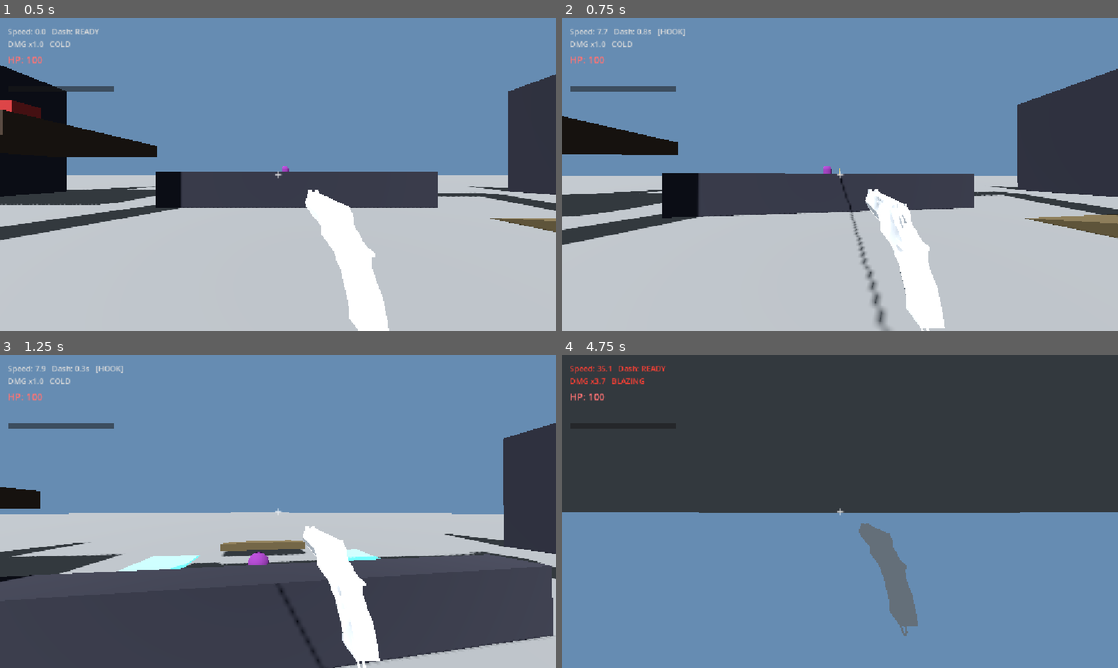
Above: before the commit, frames 1-4 (two rows, left to right).
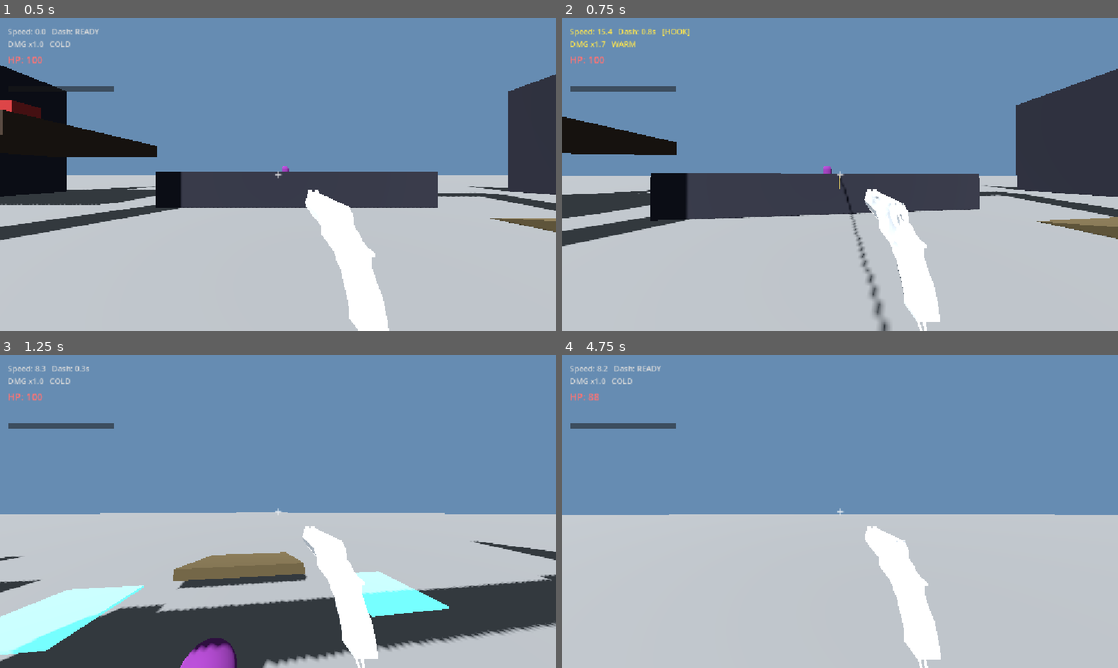
Above: after the commit, the same moments.

Repository: ahmedN535/ROTGUT
Game: Godot game, scene res://levels/test_arena.tscn
Two runs of this game, one before a commit and one after it. Both use one fixed random seed, a clock stepped at 60 frames per second and the inputs below. This scene is started directly instead of the project's main scene.
Inputs (mouse positions are in pixels of both pictures, inside the frame that each line leads up to):
- Up to frame 1 (0.5 s): no input
- Up to frame 2 (0.75 s): move the mouse to (867, 174) at 0.52 s; hold W (move_forward) from 0.53 s (still down); hold Right mouse button (grapple) from 0.53 s (still down)
- Up to frame 3 (1.25 s): keep holding W (move_forward); keep holding Right mouse button (grapple); tap Space (jump) at 0.77 s
- Up to frame 4 (4.75 s): keep holding W (move_forward); move the mouse to (812, 511) at 1.27 s; release Right mouse button (grapple) at 1.28 s; tap Ctrl (crouch) at 1.35 s; tap Space (jump) at 1.52, 3.02, 3.77, 4.52 s; right-click (812, 511) at 1.55 s; move the mouse to (851, 505) at 2.02 s; hold Right mouse button (grapple) 2.03-2.78 s; tap Shift (dash) at 2.1 s; move the mouse to (834, 517) at 2.77 s; click (834, 517) at 2.85 s; right-click (834, 517) at 3.05 s; move the mouse to (878, 514) at 3.52 s; hold Right mouse button (grapple) 3.53-4.28 s; tap Enter at 4.25 s; move the mouse to (795, 508) at 4.27 s; right-click (795, 508) at 4.35 s

Frame 1 is identical in both runs. In frame 2, 2.9% of the frame differs, in the area x 0-100%, y 3-100%; in frame 3, 24%; in frame 4, 99%, in the area x 0-100%, y 0-100%.

Commit message:
Rework grapple into a speed-scaled physics pull (Redliner-style)
Replaces Tom's reel mechanic with a single-button (hold) pull hook:
- Pull toward the anchor scales DOWN with current speed — slow = a big yoink
  that builds speed, fast = gentle redirection so momentum carries and you
  curve around the point. No reel button (frees Shift for dash while bhopping).
- Light air control to steer the redirect; auto-releases at the anchor so you
  fly off with the built-up speed. Gravity still applies (kept weighty).
- Tom's 2s low-friction landing window on release is preserved.

Also fixes the input map: ui_shift and reload were bound to device 16 (would
never fire on the keyboard) — set to -1 like every other action, so reload works.

Co-Authored-By: Claude Opus 4.8 <noreply@anthropic.com>

Diff:
--- a/godot-project/ROTGUT/entities/player/player.gd
+++ b/godot-project/ROTGUT/entities/player/player.gd
@@ -35,10 +35,13 @@
 const WALL_RIDE_COOLDOWN: float = 0.3
 const WALL_TILT_MAX: float = 8.0
 
-# --- Grapple (swing hook) ---
+# --- Grapple (physics pull hook, Redliner-style) ---
 const GRAPPLE_RANGE: float = 40.0
-const GRAPPLE_REEL_SPEED: float = 5
-const GRAPPLE_MIN_LENGTH: float = 2.0
+const GRAPPLE_MIN_LENGTH: float = 2.0        # auto-release once you reach the anchor
+const GRAPPLE_PULL_ACCEL: float = 70.0      # pull toward anchor when slow (the yoink)
+const GRAPPLE_PULL_FALLOFF: float = 30.0     # speed at which the pull fades to its minimum
+const GRAPPLE_MIN_PULL: float = 0.2          # pull factor at high speed (pure redirection)
+const GRAPPLE_AIR_CONTROL: float = 25.0      # light steering while hooked (no reel button)
 
 # --- Camera feel ---
 const FOV_BASE: float = 90.0
@@ -94,8 +97,6 @@
 
 var _is_grappling: bool = false
 var _grapple_anchor: Vector3 = Vector3.ZERO
-var _rope_max_length: float = 0.0   # the ceiling — starts at hook distance, decreases when reeling
-var _rope_length: float = 0.0       # current distance to anchor (can be less than max)
 var _rope_mesh: MeshInstance3D
 var _grapple_release_timer: float = 0.0
 
@@ -512,45 +513,31 @@
 	if length < GRAPPLE_MIN_LENGTH:
 		return
 	_grapple_anchor = result.position
-	_rope_max_length = length
-	_rope_length = length
 	_is_grappling = true
 	_dash_timer = 0.0
 	_dash_cooldown = DASH_COOLDOWN  # lock dash while grappling
 
 
 func _grapple_move(delta: float) -> void:
-	if Input.is_action_pressed("ui_shift") and _rope_max_length > GRAPPLE_MIN_LENGTH:
-		_rope_max_length = maxf(_rope_max_length - GRAPPLE_REEL_SPEED * delta, GRAPPLE_MIN_LENGTH)
-		# Push velocity toward anchor to actually move the player
-		var to_anchor := (_grapple_anchor - global_position).normalized()
-		velocity += to_anchor * GRAPPLE_REEL_SPEED
-
-	if is_on_floor():
-		var input_dir := Input.get_vector("move_left", "move_right", "move_forward", "move_back")
-		var wish_dir := (transform.basis * Vector3(input_dir.x, 0.0, input_dir.y)).normalized()
-		_ground_move(wish_dir, WALK_SPEED, delta)
-
-	_apply_rope_constraint(delta)
-
-func _apply_rope_constraint(delta: float) -> void:
 	var to_anchor := _grapple_anchor - global_position
 	var dist := to_anchor.length()
-	if dist < 0.001:
+	if dist < GRAPPLE_MIN_LENGTH:
+		_is_grappling = false  # reached the anchor — let go so you fly off with the speed
 		return
-
-	var rope_dir := to_anchor / dist
-
-	if dist < _rope_max_length:
-		_rope_length = dist
-		return
-
-	_rope_length = _rope_max_length
-
-	# Only cancel velocity moving away from anchor, keep all tangential momentum
-	var radial_vel := velocity.dot(-rope_dir)
-	if radial_vel > 0.0:
-		velocity += rope_dir * radial_vel
+	var dir := to_anchor / dist
+
+	# Pull toward the anchor, but the faster you already move the LESS it pulls:
+	# slow = a big yoink that builds speed, fast = gentle redirection so you keep
+	# your momentum and curve around the point. (Gravity still applies, from above.)
+	var speed := velocity.length()
+	var pull_factor := clampf(1.0 - speed / GRAPPLE_PULL_FALLOFF, GRAPPLE_MIN_PULL, 1.0)
+	velocity += dir * GRAPPLE_PULL_ACCEL * pull_factor * delta
+
+	# Light air control so you can steer the redirect — no reel button to hold.
+	var input_dir := Input.get_vector("move_left", "move_right", "move_forward", "move_back")
+	var wish_dir := (transform.basis * Vector3(input_dir.x, 0.0, input_dir.y)).normalized()
+	if wish_dir != Vector3.ZERO:
+		velocity += wish_dir * GRAPPLE_AIR_CONTROL * delta
 
 func _update_rope() -> void:
 	if not _is_grappling:
--- a/godot-project/ROTGUT/project.godot
+++ b/godot-project/ROTGUT/project.godot
@@ -73,12 +73,12 @@
 }
 ui_shift={
 "deadzone": 0.2,
-"events": [Object(InputEventKey,"resource_local_to_scene":false,"resource_name":"","device":16,"window_id":0,"alt_pressed":false,"shif …(180 unchanged characters)…
+"events": [Object(InputEventKey,"resource_local_to_scene":false,"resource_name":"","device":-1,"window_id":0,"alt_pressed":false,"shif …(180 unchanged characters)…
 ]
 }
 reload={
 "deadzone": 0.2,
-"events": [Object(InputEventKey,"resource_local_to_scene":false,"resource_name":"","device":16,"window_id":0,"alt_pressed":false,"shif …(175 unchanged characters)…
+"events": [Object(InputEventKey,"resource_local_to_scene":false,"resource_name":"","device":-1,"window_id":0,"alt_pressed":false,"shif …(175 unchanged characters)…
 ]
 }
 
